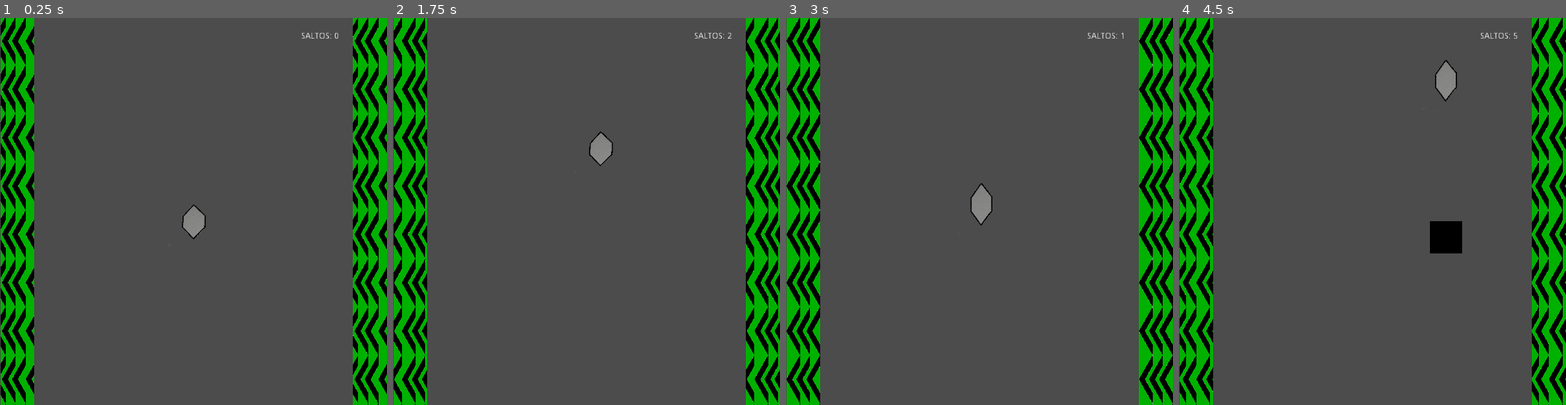
Above: before the commit, frames 1-4 (left to right).
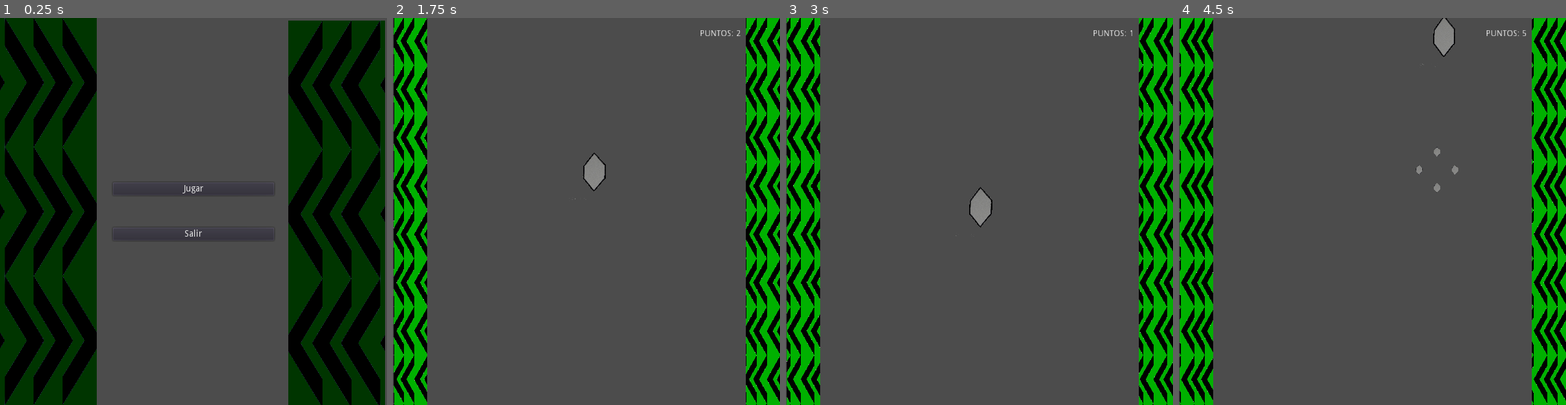
Above: after the commit, the same moments.

Repository: rustimacc/PROG3__TP05
Game: Godot game, scene res://MainMenu.tscn
Two runs of this game, one before a commit and one after it. Both use one fixed random seed, a clock stepped at 60 frames per second and the inputs below. Before the commit the project starts from res://Juego.tscn. The engine's default icon, where the game draws it, is replaced by a stand-in: a white triangle on a blue panel in a dark square.
Inputs (mouse positions are in pixels of both pictures, inside the frame that each line leads up to):
- Up to frame 1 (0.25 s): no input
- Up to frame 2 (1.75 s): click (586, 188) at 0.5 s, where only the run after the commit has a clickable "Jugar"; move the mouse to (671, 192) at 1.27 s; tap R (reiniciar) at 1.35 s; click (671, 192) at 1.42 s; tap Space (salto) at 1.52, 1.55 s
- Up to frame 3 (3 s): tap Space (salto) at 1.82 s; drag from (902, 230) to (1010, 87) at 2.02 s; move the mouse to (1018, 126) at 2.77 s; tap R (reiniciar) at 2.85 s; click (1018, 126) at 2.92 s
- Up to frame 4 (4.5 s): tap Space (salto) at 3.05, 4.35 s; drag from (1353, 288) to (1256, 153) at 3.52 s; move the mouse to (1488, 269) at 4.27 s; click (1488, 269) at 4.42 s

The runs differ from the first frame. In frame 1, 48% of the frame differs, in the area x 0-100%, y 0-100%; in frame 2, 6.8%; in frame 3, 8.6%; in frame 4, 12%.

Commit message:
Etapa prototipo para entrega final materia Programación 3. Al juego le queda mucho camino por delante

Diff:
--- a/Camera2D.gd
+++ b/Camera2D.gd
@@ -1,7 +1,7 @@
 extends Camera2D
 
 signal Shake()
-
+signal ShakeMuerte()
 var time=0
 export var magnitud=5
 
--- /dev/null
+++ b/Control.gd
@@ -0,0 +1,26 @@
+extends Control
+
+
+
+var textoPuntos
+
+# Called when the node enters the scene tree for the first time.
+func _ready():
+	textoPuntos=get_node("textoPuntos")
+	pass # Replace with function body.
+
+func _process(delta):
+	Textos()
+	pass
+
+
+func Textos():
+	textoPuntos.set_text("puntos: "+str(VariablesGlobales.puntos))
+
+
+func _on_Reiniciar_pressed():
+	get_parent().reiniciarNivel()
+
+
+func _on_Salir_pressed():
+	get_tree().quit()
--- /dev/null
+++ b/ControlMainmenu.gd
@@ -0,0 +1,20 @@
+extends Control
+
+export (PackedScene) var Escenajuego
+
+func _ready():
+	pass # Replace with function body.
+
+
+# Called every frame. 'delta' is the elapsed time since the previous frame.
+#func _process(delta):
+#	pass
+
+
+func _on_Jugar_pressed():
+	get_tree().change_scene_to(Escenajuego)
+
+
+
+func _on_Salir_pressed():
+	get_tree().quit()
--- a/Juego.gd
+++ b/Juego.gd
@@ -8,10 +8,15 @@
 
 var tiempoSpawnPowerUp
 
+var jugadormuerto
 # Called when the node enters the scene tree for the first time.
 func _ready():
-	VariablesGlobales.perder=true
+	VariablesGlobales.perder=false
 	VariablesGlobales.puntos=0
+
+	#una cámara lenta que da tiempo de reaccion al jugador y queda piola
+	VariablesGlobales.FrenarTiempo(.2,.5)
+
 
 	tiempoSpawnPowerUp=rand_range(5,15)
 	pass # Replace with function body.
@@ -19,10 +24,21 @@
 func _process(delta):
 	if Input.is_action_just_pressed("reiniciar"):
 		reiniciarNivel()
-	pass
+	if Input.is_action_just_pressed("pausa"):
+		Pausa()
 
 func reiniciarNivel():
 	get_tree().reload_current_scene()
+	get_tree().paused=false
+
+func Pausa():
+	get_tree().paused=!get_tree().paused
+
+	if get_tree().paused:
+		$"Control/Manue Paus".visible=true
+	else:
+		$"Control/Manue Paus".visible=false
+
 
 func SpawnearPowerUps():
 	var probabilidad=rand_range(0,100)
@@ -48,7 +64,7 @@
 	pass
 
 func _on_spawnear_bloques_timeout():
-	print("funciona reloj")
+
 	var tipoBloque=randi()%2
 	if tipoBloque==0:
 		var bloquecito=bloque.instance()
@@ -80,6 +96,22 @@
 
 	return pos
 
+func Perder():
+	if !VariablesGlobales.perder:
+		$Camera2D.magnitud=13
+		get_node("Camera2D").emit_signal("Shake")#shake
+	VariablesGlobales.perder=true
+	VariablesGlobales.FrenarTiempo(1,.5)
+	VariablesGlobales.MaximoPuntaje()
+	yield(get_tree().create_timer(.8), "timeout")
+	get_node("Control/Manue Paus").visible=true
+	get_node("Control/Manue Paus/puntajefinal").visible=true
+	if VariablesGlobales.record:
+		get_node("Control/Manue Paus/puntajefinal").set_text("RECORD!!!! "+str(VariablesGlobales.puntos))
+	else:
+		get_node("Control/Manue Paus/puntajefinal").set_text("Puntos: "+str(VariablesGlobales.puntos)+"\n"+"Puntaje máximo: "+str(VariablesGlobales.puntajeMaximo))
+
 func _on_spawn_powerups_timeout():
-	SpawnearPowerUps()
+	if !VariablesGlobales.perder:
+		SpawnearPowerUps()
 	pass # Replace with function body.
--- a/Juego.tscn
+++ b/Juego.tscn
@@ -1,53 +1,127 @@
-[gd_scene load_steps=7 format=2]
+[gd_scene load_steps=8 format=2]
 
 [ext_resource path="res://Jugador.tscn" type="PackedScene" id=1]
 [ext_resource path="res://Objetos/pared.tscn" type="PackedScene" id=2]
 [ext_resource path="res://Juego.gd" type="Script" id=3]
-[ext_resource path="res://CanvasLayer.gd" type="Script" id=4]
+[ext_resource path="res://Control.gd" type="Script" id=4]
 [ext_resource path="res://Camera2D.gd" type="Script" id=5]
+[ext_resource path="res://grafico.png" type="Texture" id=6]
 
 [sub_resource type="PhysicsMaterial" id=1]
 bounce = 1.0
 
 [node name="Juego" type="Node2D"]
+pause_mode = 2
 script = ExtResource( 3 )
 
 [node name="Jugador" parent="." instance=ExtResource( 1 )]
+pause_mode = 2
 position = Vector2( 300, 300 )
 z_index = -1
 physics_material_override = SubResource( 1 )
 DireLateral = 50
 
 [node name="Pared" parent="." instance=ExtResource( 2 )]
+pause_mode = 2
 position = Vector2( 571.29, 300 )
 
 [node name="Pared2" parent="." instance=ExtResource( 2 )]
+pause_mode = 2
 position = Vector2( 24.5253, 300 )
 
 [node name="spawnear bloques" type="Timer" parent="."]
+pause_mode = 2
 wait_time = 4.0
 autostart = true
 
-[node name="CanvasLayer" type="CanvasLayer" parent="."]
-script = ExtResource( 4 )
+[node name="spawn powerups" type="Timer" parent="."]
+pause_mode = 2
+autostart = true
 
-[node name="textoPuntos" type="Label" parent="CanvasLayer"]
+[node name="Control" type="Control" parent="."]
 anchor_right = 1.0
 anchor_bottom = 1.0
-margin_left = 467.027
+margin_right = 600.0
+margin_bottom = 600.0
+script = ExtResource( 4 )
+__meta__ = {
+"_edit_use_anchors_": false
+}
+
+[node name="textoPuntos" type="Label" parent="Control"]
+anchor_right = 1.0
+anchor_bottom = 1.0
+margin_left = 476.027
 margin_top = 1.29235
-margin_right = -68.9727
-margin_bottom = -541.707
+margin_right = -23.973
+margin_bottom = -548.708
 rect_scale = Vector2( 0.913986, 0.978943 )
-text = "saltos: 0"
+text = "puntos: 0"
 valign = 1
 uppercase = true
 __meta__ = {
 "_edit_use_anchors_": false
 }
 
-[node name="spawn powerups" type="Timer" parent="."]
-autostart = true
+[node name="Manue Paus" type="Control" parent="Control"]
+visible = false
+anchor_left = 0.5
+anchor_top = 0.5
+anchor_right = 0.5
+anchor_bottom = 0.5
+margin_left = -100.0
+margin_top = -100.0
+margin_right = 100.0
+margin_bottom = 100.0
+__meta__ = {
+"_edit_use_anchors_": false
+}
+
+[node name="Sprite" type="Sprite" parent="Control/Manue Paus"]
+modulate = Color( 0.156863, 0.00784314, 0.00784314, 0.278431 )
+position = Vector2( 100, 100 )
+scale = Vector2( 2.5, 2.5 )
+texture = ExtResource( 6 )
+
+[node name="Reiniciar" type="Button" parent="Control/Manue Paus"]
+anchor_left = 0.5
+anchor_top = 0.5
+anchor_right = 0.5
+anchor_bottom = 0.5
+margin_left = -50.0
+margin_top = -17.0306
+margin_right = 50.0
+margin_bottom = 12.9694
+text = "Reiniciar"
+__meta__ = {
+"_edit_use_anchors_": false
+}
+
+[node name="Salir" type="Button" parent="Control/Manue Paus"]
+anchor_left = 0.5
+anchor_top = 0.5
+anchor_right = 0.5
+anchor_bottom = 0.5
+margin_left = -50.0
+margin_top = 32.652
+margin_right = 50.0
+margin_bottom = 62.652
+text = "Salir"
+__meta__ = {
+"_edit_use_anchors_": false
+}
+
+[node name="puntajefinal" type="Label" parent="Control/Manue Paus"]
+visible = false
+anchor_left = 0.5
+anchor_right = 0.5
+margin_left = -100.0
+margin_right = 100.0
+margin_bottom = 50.0
+text = "olala danet"
+align = 1
+valign = 1
+uppercase = true
 
 [node name="Camera2D" type="Camera2D" parent="."]
 anchor_mode = 0
@@ -60,5 +134,8 @@
 one_shot = true
 [connection signal="timeout" from="spawnear bloques" to="." method="_on_spawnear_bloques_timeout"]
 [connection signal="timeout" from="spawn powerups" to="." method="_on_spawn_powerups_timeout"]
+[connection signal="pressed" from="Control/Manue Paus/Reiniciar" to="Control" method="_on_Reiniciar_pressed"]
+[connection signal="pressed" from="Control/Manue Paus/Salir" to="Control" method="_on_Salir_pressed"]
 [connection signal="Shake" from="Camera2D" to="Camera2D" method="_on_Camera2D_Shake"]
+[connection signal="ShakeMuerte" from="Camera2D" to="Camera2D" method="_on_Camera2D_ShakeMuerte"]
 [connection signal="timeout" from="Camera2D/timer shake" to="Camera2D" method="_on_timer_shake_timeout"]
--- a/Jugador.gd
+++ b/Jugador.gd
@@ -42,6 +42,9 @@
 		Disparando()
 	if congelado:
 		BarraCongeladaUI()
+	if global_position.y>630:
+		tocarfondo()
+
 	pass
 
 func Movimiento():
@@ -50,7 +53,7 @@
 		animator.play("salto")
 		get_node("Salto").play()
 		VariablesGlobales.puntos+=1
-	global_position.y=clamp(global_position.y,-30,630)
+	global_position.y=clamp(global_position.y,-30,632)
 
 func _on_Jugador_body_entered(body):
 	if body.is_in_group("pared"):
@@ -103,6 +106,13 @@
 	$BarraCongelado.visible=false
 	set_sleeping(false)
 
+func tocarfondo():
+	if controlesActivos:
+		get_node("morir").play()
+	controlesActivos=false
+
+	get_parent().Perder()
+
 func _on_Area2D_area_entered(area):
 	#al colisionar con arma, el personaje dispara un perdio de tiempo
 	if area.is_in_group("arma"):
@@ -121,10 +131,10 @@
 	if area.is_in_group("danio"):
 		controlesActivos=false
 		$Area2D.disconnect("area_entered",self,"_on_Area2D_area_entered")
-		apply_central_impulse(Vector2(0,-400))
-		VariablesGlobales.perder=true
-		VariablesGlobales.FrenarTiempo(1.5,.5)
-		VariablesGlobales.MaximoPuntaje()
+		apply_central_impulse(Vector2(0,-250))
+		animator.play("morir")
+		get_node("morir").play()
+		get_parent().Perder()
 
 #Barra que muestra el tiempo que le queda congelado
 func BarraCongeladaUI():
--- a/Jugador.tscn
+++ b/Jugador.tscn
@@ -7,6 +7,7 @@
 [ext_resource path="res://Sonidos/choque pared.wav" type="AudioStream" id=5]
 [ext_resource path="res://Sonidos/disparo.wav" type="AudioStream" id=6]
 [ext_resource path="res://Sonidos/powerup 1.wav" type="AudioStream" id=7]
+[ext_resource path="res://Sonidos/muerte.wav" type="AudioStream" id=8]
 
 [sub_resource type="ShaderMaterial" id=1]
 shader = ExtResource( 3 )
@@ -46,7 +47,34 @@
 }
 
 [sub_resource type="Animation" id=4]
-resource_name = "salto"
+resource_name = "morir"
+length = 2.0
+tracks/0/type = "value"
+tracks/0/path = NodePath("Sprite:scale")
+tracks/0/interp = 1
+tracks/0/loop_wrap = true
+tracks/0/imported = false
+tracks/0/enabled = true
+tracks/0/keys = {
+"times": PoolRealArray( 0, 0.001, 0.1, 0.2, 0.3, 0.5, 0.7, 0.9, 2 ),
+"transitions": PoolRealArray( 1, 1, 1, 1, 1, 1, 1, 1, 1 ),
+"update": 0,
+"values": [ Vector2( 0.1, 0.11 ), Vector2( 0.1, 0.11 ), Vector2( 0.15, 0.15 ), Vector2( 0.1, 0.1 ), Vector2( 0.15, 0.15 ), Vector2( 0.1, 0.1 ), Vector2( 0.15, 0.15 ), Vector2( 0.1, 0.1 ), Vector2( 0, 0 ) ]
+}
+tracks/1/type = "value"
+tracks/1/path = NodePath("Sprite:modulate")
+tracks/1/interp = 1
+tracks/1/loop_wrap = true
+tracks/1/imported = false
+tracks/1/enabled = true
+tracks/1/keys = {
+"times": PoolRealArray( 0, 0.2, 0.4, 0.6, 0.9 ),
+"transitions": PoolRealArray( 1, 1, 1, 1, 1 ),
+"update": 0,
+"values": [ Color( 0.996078, 0.00392157, 0.00392157, 1 ), Color( 0.917647, 0.917647, 0.917647, 1 ), Color( 1, 0, 0, 1 ), Color( 0.917647, 0.917647, 0.917647, 1 ), Color( 1, 0, 0, 1 ) ]
+}
+
+[sub_resource type="Animation" id=5]
 length = 0.2
 tracks/0/type = "value"
 tracks/0/path = NodePath("Sprite:scale")
@@ -84,7 +112,7 @@
 
 [node name="Sprite" type="Sprite" parent="."]
 material = SubResource( 1 )
-scale = Vector2( 0.1, 0.1 )
+scale = Vector2( 0.1, 0.11 )
 z_index = -1
 texture = ExtResource( 1 )
 
@@ -133,7 +161,8 @@
 
 [node name="Animator" type="AnimationPlayer" parent="."]
 anims/choquePared = SubResource( 3 )
-anims/salto = SubResource( 4 )
+anims/morir = SubResource( 4 )
+anims/salto = SubResource( 5 )
 
 [node name="Salto" type="AudioStreamPlayer" parent="."]
 stream = ExtResource( 4 )
@@ -146,6 +175,9 @@
 
 [node name="Powerup1" type="AudioStreamPlayer" parent="."]
 stream = ExtResource( 7 )
+
+[node name="morir" type="AudioStreamPlayer" parent="."]
+stream = ExtResource( 8 )
 [connection signal="body_entered" from="." to="." method="_on_Jugador_body_entered"]
 [connection signal="area_entered" from="Area2D" to="." method="_on_Area2D_area_entered"]
 [connection signal="timeout" from="Disparo" to="." method="_on_Disparo_timeout"]
--- /dev/null
+++ b/MainMenu.tscn
@@ -0,0 +1,88 @@
+[gd_scene load_steps=7 format=2]
+
+[ext_resource path="res://ControlMainmenu.gd" type="Script" id=1]
+[ext_resource path="res://Shaders/Flechas moviles.shader" type="Shader" id=2]
+[ext_resource path="res://Juego.tscn" type="PackedScene" id=3]
+[ext_resource path="res://Sprites/flechas 2.png" type="Texture" id=4]
+
+[sub_resource type="ShaderMaterial" id=1]
+shader = ExtResource( 2 )
+shader_param/dire = Vector2( -1, 0 )
+shader_param/espejado = 1.0
+shader_param/cantidadFlechasVerticales = 3.0
+shader_param/vel = 0.2
+
+[sub_resource type="ShaderMaterial" id=2]
+shader = ExtResource( 2 )
+shader_param/dire = Vector2( -1, 0 )
+shader_param/espejado = -1.0
+shader_param/cantidadFlechasVerticales = 3.0
+shader_param/vel = 0.2
+
+[node name="Main" type="Node2D"]
+
+[node name="Control" type="Control" parent="."]
+anchor_right = 1.0
+anchor_bottom = 1.0
+script = ExtResource( 1 )
+__meta__ = {
+"_edit_use_anchors_": false
+}
+Escenajuego = ExtResource( 3 )
+
+[node name="pared izquierda" type="TextureRect" parent="Control"]
+self_modulate = Color( 0.317647, 0.298039, 0.666667, 1 )
+material = SubResource( 1 )
+anchor_right = 1.0
+anchor_bottom = 1.0
+margin_right = 150.0
+margin_bottom = 600.0
+texture = ExtResource( 4 )
+expand = true
+__meta__ = {
+"_edit_use_anchors_": false
+}
+
+[node name="pared derecha" type="TextureRect" parent="Control"]
+self_modulate = Color( 0.317647, 0.298039, 0.666667, 1 )
+material = SubResource( 2 )
+anchor_right = 1.0
+anchor_bottom = 1.0
+margin_left = 446.66
+margin_top = 3.886
+margin_right = 596.66
+margin_bottom = 603.886
+texture = ExtResource( 4 )
+expand = true
+__meta__ = {
+"_edit_use_anchors_": false
+}
+
+[node name="VBoxContainer" type="VBoxContainer" parent="Control"]
+anchor_left = 0.5
+anchor_top = 0.5
+anchor_right = 0.5
+anchor_bottom = 0.5
+margin_left = 175.0
+margin_top = 100.0
+margin_right = 425.0
+margin_bottom = 500.0
+custom_constants/separation = 50
+alignment = 1
+__meta__ = {
+"_edit_use_anchors_": false
+}
+
+[node name="Jugar" type="Button" parent="Control/VBoxContainer"]
+margin_top = 155.0
+margin_right = 250.0
+margin_bottom = 175.0
+text = "Jugar"
+
+[node name="Salir" type="Button" parent="Control/VBoxContainer"]
+margin_top = 225.0
+margin_right = 250.0
+margin_bottom = 245.0
+text = "Salir"
+[connection signal="pressed" from="Control/VBoxContainer/Jugar" to="Control" method="_on_Jugar_pressed"]
+[connection signal="pressed" from="Control/VBoxContainer/Salir" to="Control" method="_on_Salir_pressed"]
--- a/Objetos/Congelador.tscn
+++ b/Objetos/Congelador.tscn
@@ -1,16 +1,26 @@
-[gd_scene load_steps=6 format=2]
+[gd_scene load_steps=5 format=2]
 
-[ext_resource path="res://Shaders/outline.shader" type="Shader" id=1]
+[ext_resource path="res://Sprites/relojito.png" type="Texture" id=1]
 [ext_resource path="res://Objetos/powerup.gd" type="Script" id=2]
-[ext_resource path="res://icon.png" type="Texture" id=3]
 
 [sub_resource type="RectangleShape2D" id=1]
 extents = Vector2( 15.031, 14.8269 )
 
-[sub_resource type="ShaderMaterial" id=2]
-shader = ExtResource( 1 )
-shader_param/anchoLinea = 8.62
-shader_param/color_outline = null
+[sub_resource type="Animation" id=2]
+resource_name = "idle"
+loop = true
+tracks/0/type = "value"
+tracks/0/path = NodePath("Sprite:scale")
+tracks/0/interp = 1
+tracks/0/loop_wrap = true
+tracks/0/imported = false
+tracks/0/enabled = true
+tracks/0/keys = {
+"times": PoolRealArray( 0, 0.5, 1 ),
+"transitions": PoolRealArray( 1, 1, 1 ),
+"update": 0,
+"values": [ Vector2( 0.09, 0.09 ), Vector2( 0.06, 0.06 ), Vector2( 0.09, 0.09 ) ]
+}
 
 [node name="Congelador" type="Area2D" groups=[
 "congelador",
@@ -21,6 +31,9 @@
 shape = SubResource( 1 )
 
 [node name="Sprite" type="Sprite" parent="."]
-material = SubResource( 2 )
-scale = Vector2( 0.5, 0.5 )
-texture = ExtResource( 3 )
+position = Vector2( 0, -1.47221 )
+scale = Vector2( 0.076, 0.076 )
+texture = ExtResource( 1 )
+
+[node name="animator" type="AnimationPlayer" parent="."]
+anims/idle = SubResource( 2 )
--- a/Objetos/ObstaculoCuadrado.tscn
+++ b/Objetos/ObstaculoCuadrado.tscn
@@ -2,6 +2,8 @@
 
 [ext_resource path="res://Objetos/cuadrado.tscn" type="PackedScene" id=1]
 [ext_resource path="res://Objetos/ObstaculoCuadrado.gd" type="Script" id=2]
+
+
 
 [node name="ObstaculoCuadrado" type="KinematicBody2D"]
 script = ExtResource( 2 )
--- a/Objetos/PowerUpArma.tscn
+++ b/Objetos/PowerUpArma.tscn
@@ -1,11 +1,64 @@
-[gd_scene load_steps=5 format=2]
+[gd_scene load_steps=6 format=2]
 
 [ext_resource path="res://Objetos/powerup.gd" type="Script" id=1]
-[ext_resource path="res://grafico.png" type="Texture" id=2]
+[ext_resource path="res://Sprites/PARCELA RELLENA.png" type="Texture" id=2]
 [ext_resource path="res://Objetos/TweenPowerup.gd" type="Script" id=3]
 
 [sub_resource type="RectangleShape2D" id=1]
 extents = Vector2( 25.0466, 24.6859 )
+
+[sub_resource type="Animation" id=2]
+resource_name = "idle"
+length = 0.5
+loop = true
+tracks/0/type = "value"
+tracks/0/path = NodePath("izquierda:position")
+tracks/0/interp = 1
+tracks/0/loop_wrap = true
+tracks/0/imported = false
+tracks/0/enabled = true
+tracks/0/keys = {
+"times": PoolRealArray( 0, 0.5 ),
+"transitions": PoolRealArray( 1, 1 ),
+"update": 0,
+"values": [ Vector2( 0, 0 ), Vector2( -32, 0 ) ]
+}
+tracks/1/type = "value"
+tracks/1/path = NodePath("derecha:position")
+tracks/1/interp = 1
+tracks/1/loop_wrap = true
+tracks/1/imported = false
+tracks/1/enabled = true
+tracks/1/keys = {
+"times": PoolRealArray( 0, 0.5 ),
+"transitions": PoolRealArray( 1, 1 ),
+"update": 0,
+"values": [ Vector2( 0, 0 ), Vector2( 32, 0 ) ]
+}
+tracks/2/type = "value"
+tracks/2/path = NodePath("arriba:position")
+tracks/2/interp = 1
+tracks/2/loop_wrap = true
+tracks/2/imported = false
+tracks/2/enabled = true
+tracks/2/keys = {
+"times": PoolRealArray( 0, 0.5 ),
+"transitions": PoolRealArray( 1, 1 ),
+"update": 0,
+"values": [ Vector2( 0, 0 ), Vector2( 0, 32 ) ]
+}
+tracks/3/type = "value"
+tracks/3/path = NodePath("abajo:position")
+tracks/3/interp = 1
+tracks/3/loop_wrap = true
+tracks/3/imported = false
+tracks/3/enabled = true
+tracks/3/keys = {
+"times": PoolRealArray( 0, 0.5 ),
+"transitions": PoolRealArray( 1, 1 ),
+"update": 0,
+"values": [ Vector2( 0, 0 ), Vector2( 0, -32 ) ]
+}
 
 [node name="PowerUpArma" type="Area2D" groups=[
 "arma",
@@ -15,10 +68,28 @@
 [node name="CollisionShape2D" type="CollisionShape2D" parent="."]
 shape = SubResource( 1 )
 
-[node name="Sprite" type="Sprite" parent="."]
-modulate = Color( 0, 0, 0, 1 )
-scale = Vector2( 0.5, 0.5 )
+[node name="izquierda" type="Sprite" parent="."]
+position = Vector2( -32, 0 )
+scale = Vector2( 0.03, 0.03 )
+texture = ExtResource( 2 )
+
+[node name="derecha" type="Sprite" parent="."]
+position = Vector2( 32, 0 )
+scale = Vector2( 0.03, 0.03 )
+texture = ExtResource( 2 )
+
+[node name="arriba" type="Sprite" parent="."]
+position = Vector2( 0, 32 )
+scale = Vector2( 0.03, 0.03 )
+texture = ExtResource( 2 )
+
+[node name="abajo" type="Sprite" parent="."]
+position = Vector2( 0, -32 )
+scale = Vector2( 0.03, 0.03 )
 texture = ExtResource( 2 )
 
 [node name="Tween" type="Tween" parent="."]
 script = ExtResource( 3 )
+
+[node name="animator" type="AnimationPlayer" parent="."]
+anims/idle = SubResource( 2 )
--- a/Objetos/bala.tscn
+++ b/Objetos/bala.tscn
@@ -1,7 +1,7 @@
 [gd_scene load_steps=4 format=2]
 
 [ext_resource path="res://Objetos/bala.gd" type="Script" id=1]
-[ext_resource path="res://icon.png" type="Texture" id=2]
+[ext_resource path="res://Sprites/PARCELA RELLENA.png" type="Texture" id=2]
 
 [sub_resource type="CircleShape2D" id=1]
 
@@ -10,7 +10,7 @@
 script = ExtResource( 1 )
 
 [node name="Sprite" type="Sprite" parent="."]
-scale = Vector2( 0.237233, 0.237233 )
+scale = Vector2( 0.02, 0.02 )
 texture = ExtResource( 2 )
 
 [node name="Area2D" type="Area2D" parent="." groups=[
--- a/Objetos/cuadrado.gd
+++ b/Objetos/cuadrado.gd
@@ -12,5 +12,6 @@
 	if area.is_in_group("balas"):
 		area.get_parent().queue_free()
 		animator.play("destruir")
+		VariablesGlobales.puntos+=2
 		yield(animator,"animation_finished")
 		queue_free()
--- a/Objetos/cuadrado.tscn
+++ b/Objetos/cuadrado.tscn
@@ -2,6 +2,8 @@
 
 [ext_resource path="res://Objetos/cuadrado.gd" type="Script" id=1]
 [ext_resource path="res://grafico.png" type="Texture" id=2]
+
+
 
 [sub_resource type="RectangleShape2D" id=1]
 extents = Vector2( 50.1955, 50.1505 )
--- a/Objetos/obstaculo.tscn
+++ b/Objetos/obstaculo.tscn
@@ -3,7 +3,10 @@
 [ext_resource path="res://Objetos/cuadrado.tscn" type="PackedScene" id=1]
 [ext_resource path="res://Objetos/obstaculo.gd" type="Script" id=2]
 
+
+
 [node name="obstaculoLinea" type="KinematicBody2D"]
+pause_mode = 2
 position = Vector2( 0, 3200.73 )
 script = ExtResource( 2 )
 
--- a/Objetos/pared.tscn
+++ b/Objetos/pared.tscn
@@ -3,6 +3,8 @@
 [ext_resource path="res://Sprites/flechas 2.png" type="Texture" id=1]
 [ext_resource path="res://Shaders/Flechas moviles.shader" type="Shader" id=2]
 [ext_resource path="res://Objetos/pared.gd" type="Script" id=3]
+
+
 
 [sub_resource type="ShaderMaterial" id=1]
 shader = ExtResource( 2 )
--- a/Objetos/powerup.gd
+++ b/Objetos/powerup.gd
@@ -1,6 +1,9 @@
 extends Area2D
 
+var animator
+
 func _ready():
+	$animator.play("idle")
 	var t = Timer.new()
 	t.set_wait_time(5)
 	t.set_one_shot(true)
--- a/VariablesGlobales.gd
+++ b/VariablesGlobales.gd
@@ -3,17 +3,23 @@
 var puntos
 var puntajeMaximo
 var perder
+var record
 
 func _ready():
 	puntajeMaximo=0
 	puntos=0
 	perder=false
+	record=false
 	pass # Replace with function body.
 
 #comprar puntaje actual con el puntaje maximo alcanzado
 func MaximoPuntaje():
 	if puntos> puntajeMaximo:
 		puntajeMaximo=puntos
+		if puntos>0:
+			record=true
+	else:
+		record=false
 
 #metodo para generar efecto "camara lenta".
 func FrenarTiempo(tiempo1,escalatiempo):
--- a/project.godot
+++ b/project.godot
@@ -16,7 +16,7 @@
 [application]
 
 config/name="Idea 2 Final Programación"
-run/main_scene="res://Juego.tscn"
+run/main_scene="res://MainMenu.tscn"
 config/icon="res://icon.png"
 
 [autoload]
@@ -40,6 +40,11 @@
 "events": [ Object(InputEventKey,"resource_local_to_scene":false,"resource_name":"","device":0,"alt":false,"shift":false,"control":false,"meta":false,"command":false,"pressed":false,"scancode":82,"unicode":0,"echo":false,"script":null)
  ]
 }
+pausa={
+"deadzone": 0.5,
+"events": [ Object(InputEventKey,"resource_local_to_scene":false,"resource_name":"","device":0,"alt":false,"shift":false,"control":false,"meta":false,"command":false,"pressed":false,"scancode":16777217,"unicode":0,"echo":false,"script":null)
+ ]
+}
 
 [rendering]
 
Not shown: 1 places in Jugador.tscn that only renumber resources
Empty file added: MainMenu.gd
Not shown, added: Sonidos/muerte.wav.import
Binary file added: Sprites/relojito.png
Not shown, added: Sprites/relojito.png.import
Not shown, added: Sonidos/muerte.wav
